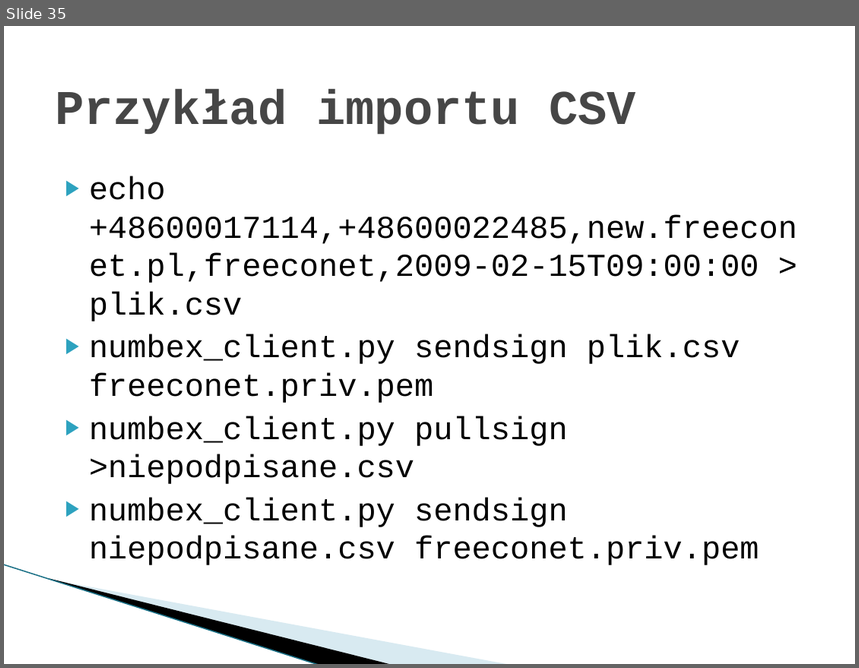
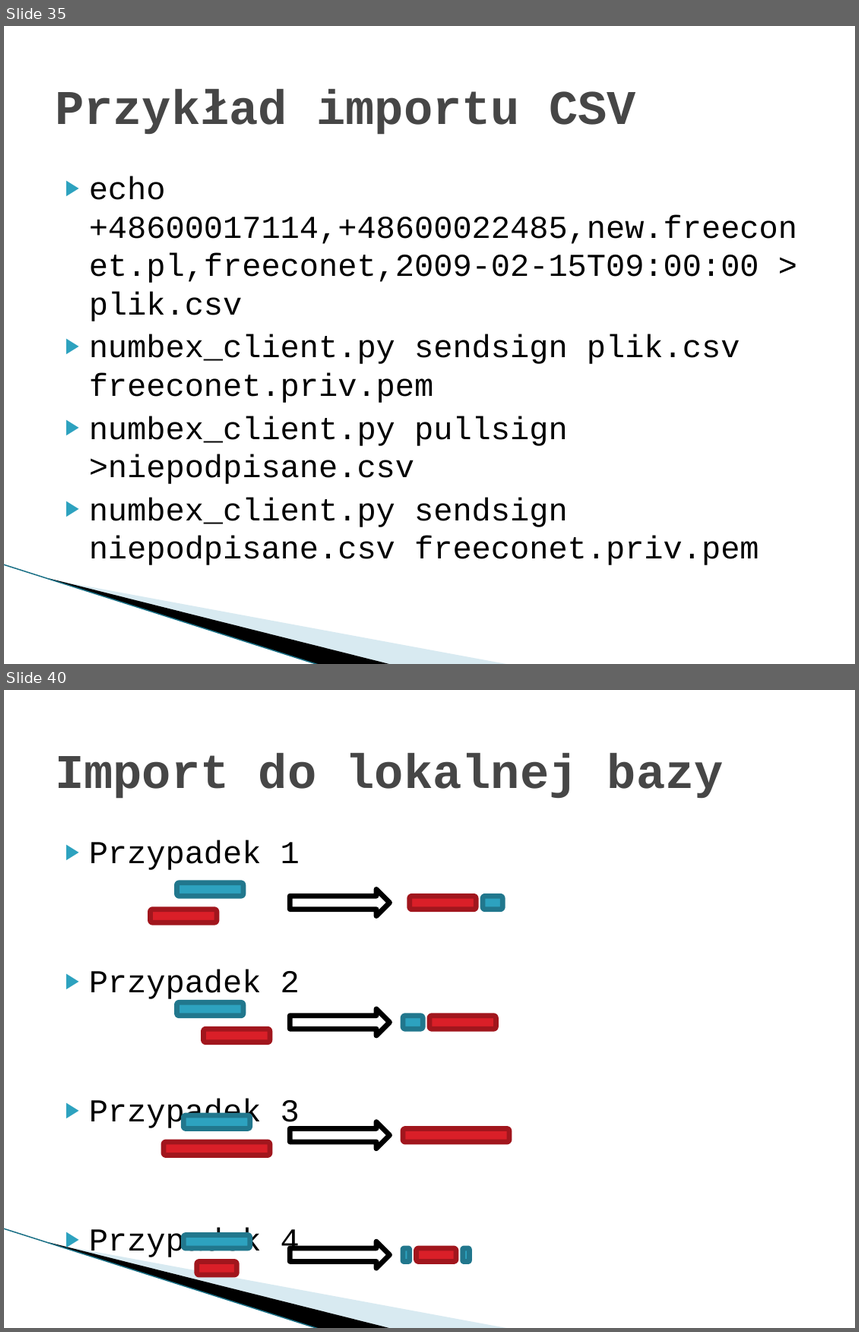
Before and after one commit to imbaczek/numbex, a slide deck: docs/NumbexFinalPresentation.pptx. Shown one above the other, each under a label of ours: slide 35 before the commit, slides 35 and 40 after it; the slides between them are not shown. The pictures are 859x668 and 859x1332 pixels, drawn with LibreOffice and Linux fonts; fonts in the diff are those of the drawing; background and template pictures are left out. Boxes give left, top, right and bottom in pixels: in the first picture for what was removed or moved away, otherwise in the second. Text is boxed around its words. In the diff, an @@ line names an element or a change of style, - is before the commit and + after.

```diff
--- a/docs/NumbexFinalPresentation.pptx
+++ b/docs/NumbexFinalPresentation.pptx
@@ slide 40 added at box(4, 690, 855, 1328), background #FFFFFF; not listed: 3 template elements that a slide beside it also shows @@
@@ title added at box(55, 753, 724, 799), 41 pt, text #464646, bold @@
+Import do lokalnej bazy
@@ text added at box(89, 840, 300, 1261), 27 pt, text #000000 @@
+▶ Przypadek 1
+▶ Przypadek 2
+▶ Przypadek 3
+▶ Przypadek 4
@@ rounded rectangle added at box(177, 883, 243, 897), fill #2DA2BF, outline #21788D 4.33 pt @@
@@ right arrow added at box(290, 889, 389, 916), fill #FFFFFF, outline #000000 4.33 pt @@
@@ rounded rectangle added at box(151, 910, 217, 923), fill #DA1F28, outline #A1171E 4.33 pt @@
@@ rounded rectangle added at box(410, 896, 477, 910), fill #DA1F28, outline #A1171E 4.33 pt @@
@@ rounded rectangle added at box(484, 896, 503, 910), fill #2DA2BF, outline #21788D 4.33 pt @@
@@ rounded rectangle added at box(177, 1002, 243, 1016), fill #2DA2BF, outline #21788D 4.33 pt @@
@@ rounded rectangle added at box(203, 1029, 269, 1043), fill #DA1F28, outline #A1171E 4.33 pt @@
@@ right arrow added at box(290, 1009, 389, 1036), fill #FFFFFF, outline #000000 4.33 pt @@
@@ rounded rectangle added at box(403, 1016, 423, 1030), fill #2DA2BF, outline #21788D 4.33 pt @@
@@ rounded rectangle added at box(430, 1016, 496, 1030), fill #DA1F28, outline #A1171E 4.33 pt @@
@@ rounded rectangle added at box(183, 1116, 250, 1129), fill #2DA2BF, outline #21788D 4.33 pt @@
@@ right arrow added at box(290, 1122, 389, 1149), fill #FFFFFF, outline #000000 4.33 pt @@
@@ rounded rectangle added at box(163, 1142, 269, 1156), fill #DA1F28, outline #A1171E 4.33 pt @@
@@ rounded rectangle added at box(403, 1129, 509, 1143), fill #DA1F28, outline #A1171E 4.33 pt @@
@@ rounded rectangle added at box(183, 1236, 250, 1249), fill #2DA2BF, outline #21788D 4.33 pt @@
@@ right arrow added at box(290, 1242, 389, 1268), fill #FFFFFF, outline #000000 4.33 pt @@
@@ rounded rectangle added at box(403, 1249, 410, 1262), fill #2DA2BF, outline #21788D 4.33 pt @@
@@ rounded rectangle added at box(416, 1249, 456, 1262), fill #DA1F28, outline #A1171E 4.33 pt @@
@@ rounded rectangle added at box(463, 1249, 470, 1262), fill #2DA2BF, outline #21788D 4.33 pt @@
@@ rounded rectangle added at box(197, 1262, 237, 1276), fill #DA1F28, outline #A1171E 4.33 pt @@
```
Also in this commit, not shown: 1 slide changed, 12 other slides added.
